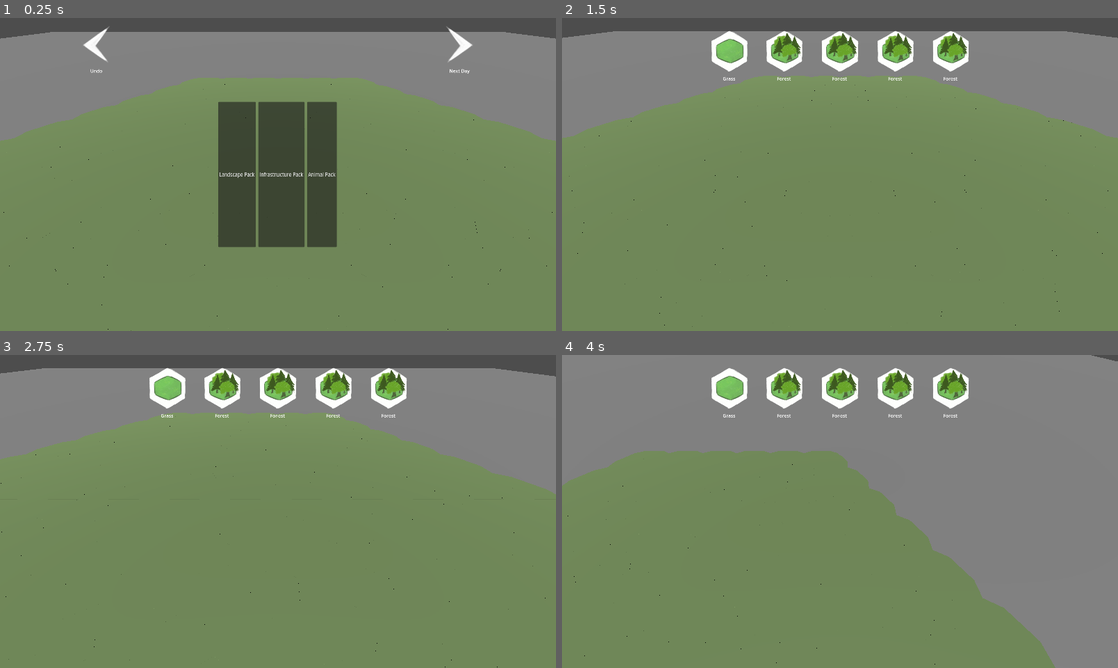
Above: before the commit, frames 1-4 (two rows, left to right).
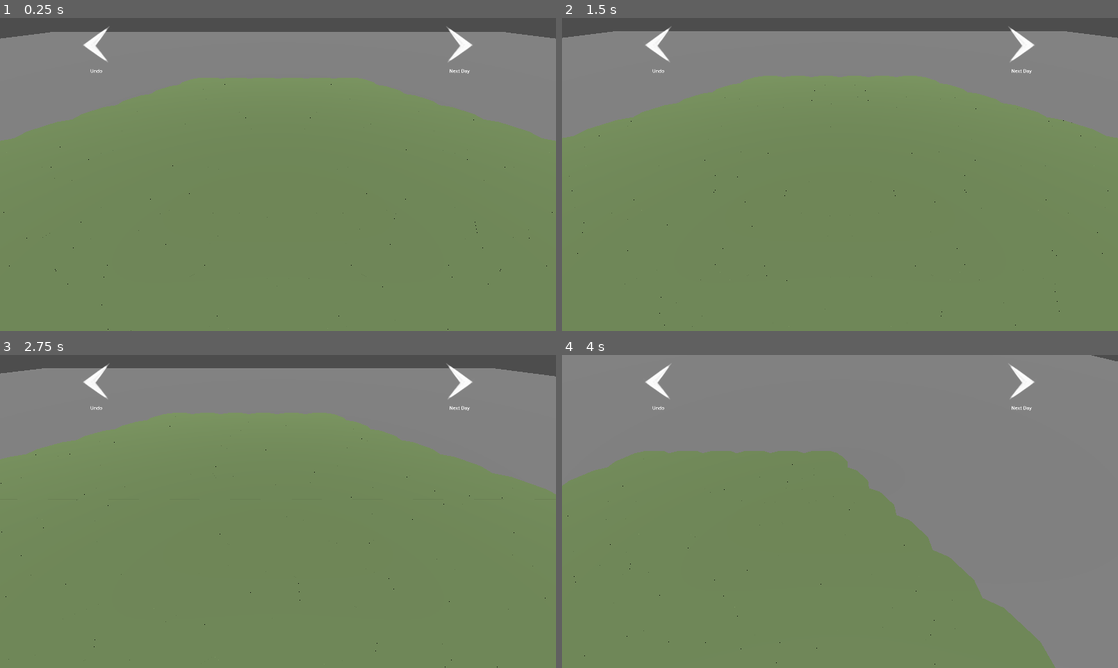
Above: after the commit, the same moments.

Repository: justfordoener/schmuck-of-schmiles
Game: Godot game, scene res://levels/Level_1.tscn
Two runs of this game, one before a commit and one after it. Both use one fixed random seed, a clock stepped at 60 frames per second and the inputs below. This scene is started directly instead of the project's main scene.
Inputs (mouse positions are in pixels of both pictures, inside the frame that each line leads up to):
- Up to frame 1 (0.25 s): no input
- Up to frame 2 (1.5 s): click (1023, 43) at 0.5 s; click (801, 174) at 1.25 s, where only the run before the commit has a clickable "Landscape Pack"
- Up to frame 3 (2.75 s): tap Enter at 2 s; move the mouse to (400, 495) at 2.02 s; hold D (move_right) from 2.03 s (still down); hold Right mouse button (camera_drag) from 2.03 s (still down); click (400, 495) at 2.17 s; tap Space at 2.27 s
- Up to frame 4 (4 s): move the mouse to (812, 511) at 2.77 s; release D (move_right) at 2.78 s; release Right mouse button (camera_drag) at 2.78 s; hold W (move_forward) 2.78-3.53 s; click (812, 511) at 2.85 s; tap Space at 3.02 s; move the mouse to (895, 442) at 3.52 s; hold D (move_right) from 3.53 s (still down); tap Mouse wheel down (mouse_wheel_down) at 3.6 s

The runs differ from the first frame. In frame 1, 9.4% of the frame differs, in the area x 39-61%, y 26-74%; in frame 2, 3.6%; in frame 3, 3.6%; in frame 4, 3.6%.

Commit message:
Icons for Tile Packs

Diff:
--- a/book_of_tiles_godot/scenes/user_interface/HUD_canvas.tscn
+++ b/book_of_tiles_godot/scenes/user_interface/HUD_canvas.tscn
@@ -1,9 +1,12 @@
-[gd_scene load_steps=5 format=3 uid="uid://c7hxqdrqm3ca2"]
+[gd_scene load_steps=8 format=3 uid="uid://c7hxqdrqm3ca2"]
 
 [ext_resource type="Script" uid="uid://c7w5iggacgnnk" path="res://scripts/managers/UI_manager.gd" id="1_3eudk"]
 [ext_resource type="Texture2D" uid="uid://b52pala8cxhg8" path="res://assets/2D/textures/playtest/undo.png" id="2_bpem0"]
 [ext_resource type="Texture2D" uid="uid://eohnhlx87ee7" path="res://assets/2D/textures/playtest/next_day.png" id="3_bpem0"]
+[ext_resource type="Texture2D" uid="uid://by7asbajvgokx" path="res://assets/2D/textures/UI/tile packs/infrastructurepack.png" id="3_earhj"]
+[ext_resource type="Texture2D" uid="uid://drbjobgtbgmeh" path="res://assets/2D/textures/UI/tile packs/animalpack.png" id="4_53ivy"]
 [ext_resource type="PackedScene" uid="uid://c2q2ys53elenm" path="res://scenes/user_interface/menus/pause_ui.tscn" id="4_dmdn1"]
+[ext_resource type="Texture2D" uid="uid://bgiqujvwhfs22" path="res://assets/2D/textures/UI/tile packs/landscapepack.png" id="4_lt5e0"]
 
 [node name="UI" type="CanvasLayer" node_paths=PackedStringArray("pack_selection_overlay", "pack_button_1", "pack_button_2", "pack_button_3")]
 script = ExtResource("1_3eudk")
@@ -11,6 +14,9 @@
 pack_button_1 = NodePath("TilePacks/TilePackSelection/PackButton1")
 pack_button_2 = NodePath("TilePacks/TilePackSelection/PackButton2")
 pack_button_3 = NodePath("TilePacks/TilePackSelection/PackButton3")
+icon_animal_pack = ExtResource("4_53ivy")
+icon_infrastructure_pack = ExtResource("3_earhj")
+icon_landscape_pack = ExtResource("4_lt5e0")
 
 [node name="Control" type="Control" parent="."]
 layout_mode = 3
@@ -117,7 +123,6 @@
 vertical_alignment = 1
 
 [node name="TilePacks" type="Control" parent="."]
-visible = false
 layout_mode = 3
 anchors_preset = 15
 anchor_right = 1.0
@@ -126,23 +131,27 @@
 grow_vertical = 2
 
 [node name="TilePackSelection" type="HBoxContainer" parent="TilePacks"]
+visible = false
 layout_mode = 1
 anchors_preset = 8
 anchor_left = 0.5
 anchor_top = 0.5
 anchor_right = 0.5
 anchor_bottom = 0.5
-offset_left = -200.0
+offset_left = -232.5
 offset_top = -250.0
-offset_right = 200.0
-offset_bottom = 250.0
+offset_right = 232.5
+offset_bottom = 143.0
 grow_horizontal = 2
 grow_vertical = 2
 alignment = 1
 
 [node name="PackButton1" type="Button" parent="TilePacks/TilePackSelection" groups=["snappable_ui"]]
 layout_mode = 2
+theme_override_constants/outline_size = 5
+theme_override_font_sizes/font_size = 23
 text = "Empty"
+icon_alignment = 1
 
 [node name="Spacer" type="Control" parent="TilePacks/TilePackSelection"]
 custom_minimum_size = Vector2(0, 20)
@@ -150,7 +159,10 @@
 
 [node name="PackButton2" type="Button" parent="TilePacks/TilePackSelection" groups=["snappable_ui"]]
 layout_mode = 2
+theme_override_constants/outline_size = 5
+theme_override_font_sizes/font_size = 23
 text = "Empty"
+icon_alignment = 1
 
 [node name="Spacer2" type="Control" parent="TilePacks/TilePackSelection"]
 custom_minimum_size = Vector2(0, 20)
@@ -158,7 +170,10 @@
 
 [node name="PackButton3" type="Button" parent="TilePacks/TilePackSelection" groups=["snappable_ui"]]
 layout_mode = 2
+theme_override_constants/outline_size = 5
+theme_override_font_sizes/font_size = 23
 text = "Empty"
+icon_alignment = 1
 
 [node name="TextureRect" type="TextureRect" parent="TilePacks/TilePackSelection"]
 layout_mode = 2
--- a/book_of_tiles_godot/scripts/managers/UI_manager.gd
+++ b/book_of_tiles_godot/scripts/managers/UI_manager.gd
@@ -9,6 +9,9 @@
 @export var pack_button_1 : Button
 @export var pack_button_2 : Button
 @export var pack_button_3 : Button
+@export var icon_animal_pack : Texture2D
+@export var icon_infrastructure_pack : Texture2D
+@export var icon_landscape_pack : Texture2D
 var _day_started : bool = false
 
 @export var tile_card_directory : String
@@ -163,6 +166,10 @@
 	pack_button_1.text = TileCard.get_pack_name(offered_packs[0])
 	pack_button_2.text = TileCard.get_pack_name(offered_packs[1])
 	pack_button_3.text = TileCard.get_pack_name(offered_packs[2])
+
+	pack_button_1.icon = _get_pack_icon(offered_packs[0])
+	pack_button_2.icon = _get_pack_icon(offered_packs[1])
+	pack_button_3.icon = _get_pack_icon(offered_packs[2])
 
 	pack_button_1.pressed.connect(_on_pack_chosen.bind(offered_packs[0]), CONNECT_ONE_SHOT)
 	pack_button_2.pressed.connect(_on_pack_chosen.bind(offered_packs[1]), CONNECT_ONE_SHOT)
@@ -193,3 +200,13 @@
 	active_pack = pack
 	pack_selection_overlay.hide()
 	refill_tiles()
+
+func _get_pack_icon(pack : int) -> Texture2D:
+	match pack:
+		TileCard.packs.animal:
+			return icon_animal_pack
+		TileCard.packs.infrastructure:
+			return icon_infrastructure_pack
+		TileCard.packs.landscape:
+			return icon_landscape_pack
+	return null
Binary file added: book_of_tiles_godot/assets/2D/textures/UI/tile packs/animalpack.png
Not shown, added: book_of_tiles_godot/assets/2D/textures/UI/tile packs/animalpack.png.import
Binary file added: book_of_tiles_godot/assets/2D/textures/UI/tile packs/infrastructurepack.png
Not shown, added: book_of_tiles_godot/assets/2D/textures/UI/tile packs/infrastructurepack.png.import
Binary file added: book_of_tiles_godot/assets/2D/textures/UI/tile packs/landscapepack.png
Not shown, added: book_of_tiles_godot/assets/2D/textures/UI/tile packs/landscapepack.png.import
